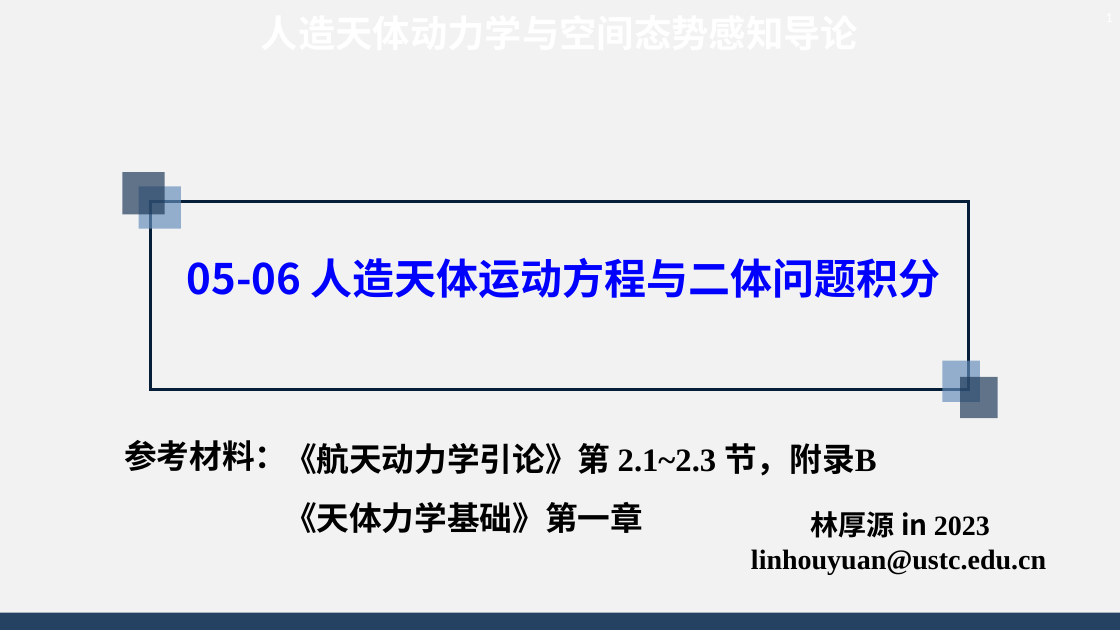
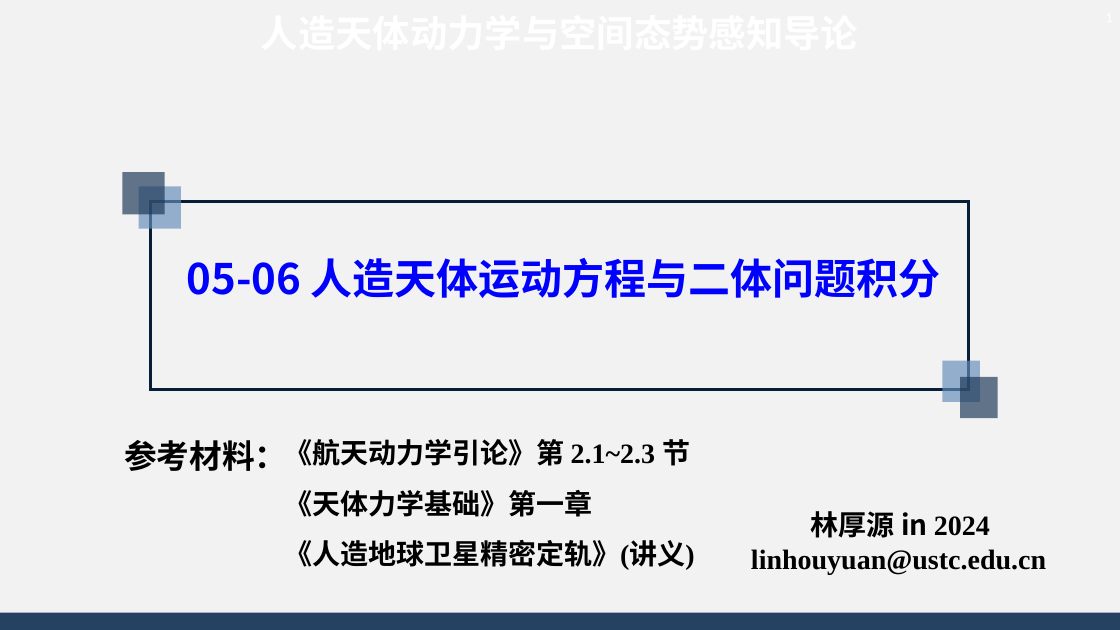
Before and after one commit to AsBackup/DAOSSA, a slide deck: slide 1 of 05-06 人造天体运动方程与二体问题积分.pptx. Drawn at 1120x630 pixels with LibreOffice and Linux fonts; fonts in the diff are those of the drawing; background and template pictures are left out. Boxes give left, top, right and bottom in pixels: in the first picture for what was removed or moved away, otherwise in the second. Text is boxed around its words. In the diff, an @@ line names an element or a change of style, - is before the commit and + after.

```diff
--- a/05-06 人造天体运动方程与二体问题积分.pptx
+++ b/05-06 人造天体运动方程与二体问题积分.pptx
@@ text at [284,439,690,466]: text changed; size 28 to 24 pt @@
-《航天动力学引论》第 2.1~2.3 节，附录B
+《航天动力学引论》第 2.1~2.3 节
@@ text at [284,490,592,517]: size 28 to 24 pt in "《天体力学基础》第一章" @@
@@ text at [811,511,990,538]: text changed @@
-林厚源 in 2023
+林厚源 in 2024
@@ text at [284,540,695,570]: paragraph added @@
+《人造地球卫星精密定轨》(讲义)
```
Also in this commit, not shown: 3 other slides changed, 2 slides added, 14 other files.
